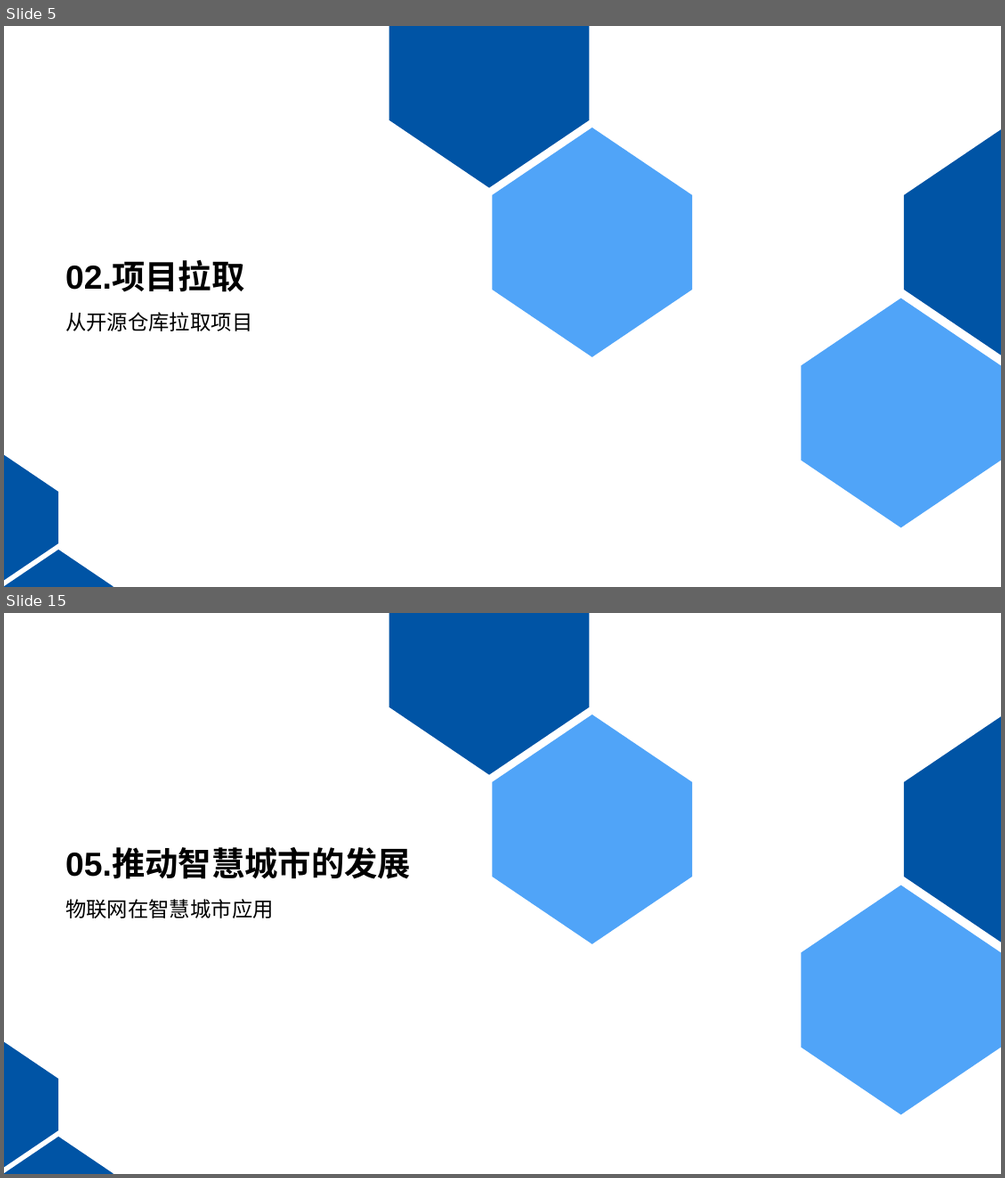
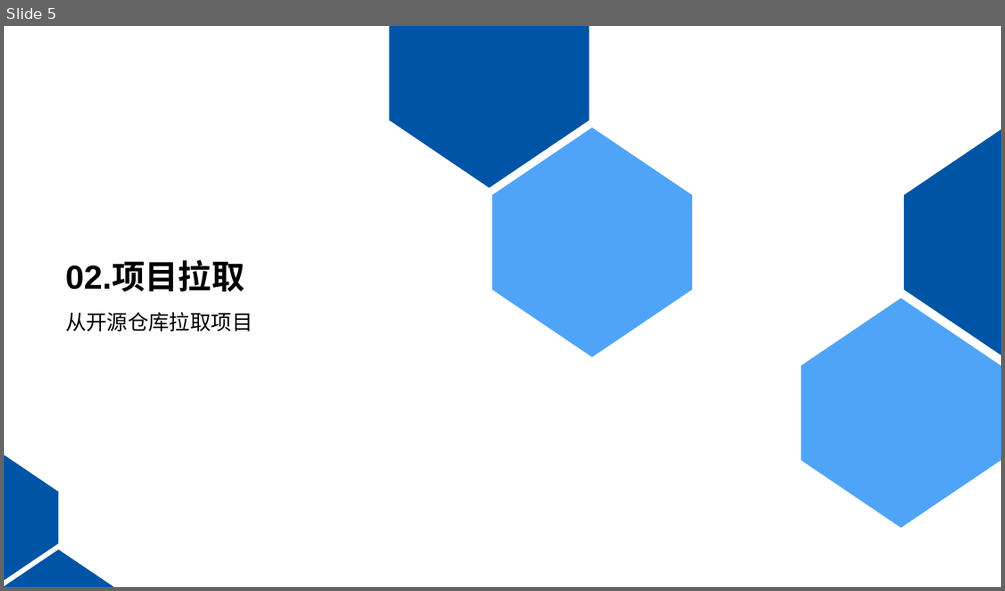
Before and after one commit to KouShenhai/KCloud-Platform-IoT, a slide deck: 老寇云平台-项目运行讲解.pptx. Shown one above the other, each under a label of ours: slides 5 and 15 before the commit, slide 5 after it; the slides between them are not shown. The pictures are 1005x1178 and 1005x591 pixels, drawn with LibreOffice and Linux fonts; fonts in the diff are those of the drawing; background and template pictures are left out. Boxes give left, top, right and bottom in pixels: in the first picture for what was removed or moved away, otherwise in the second. Text is boxed around its words. In the diff, an @@ line names an element or a change of style, - is before the commit and + after.

```diff
--- a/老寇云平台-项目运行讲解.pptx
+++ b/老寇云平台-项目运行讲解.pptx
@@ slide 15 removed at (4, 613, 1001, 1174), background #FFFFFF; not listed: 6 template elements that a slide beside it also shows @@
@@ title removed at (65, 850, 411, 879) @@
-05.推动智慧城市的发展
@@ text removed at (65, 899, 274, 918) @@
-物联网在智慧城市应用
```
Also in this commit, not shown: 6 slides changed, 5 slides added, 8 other slides removed, 2 other files.
